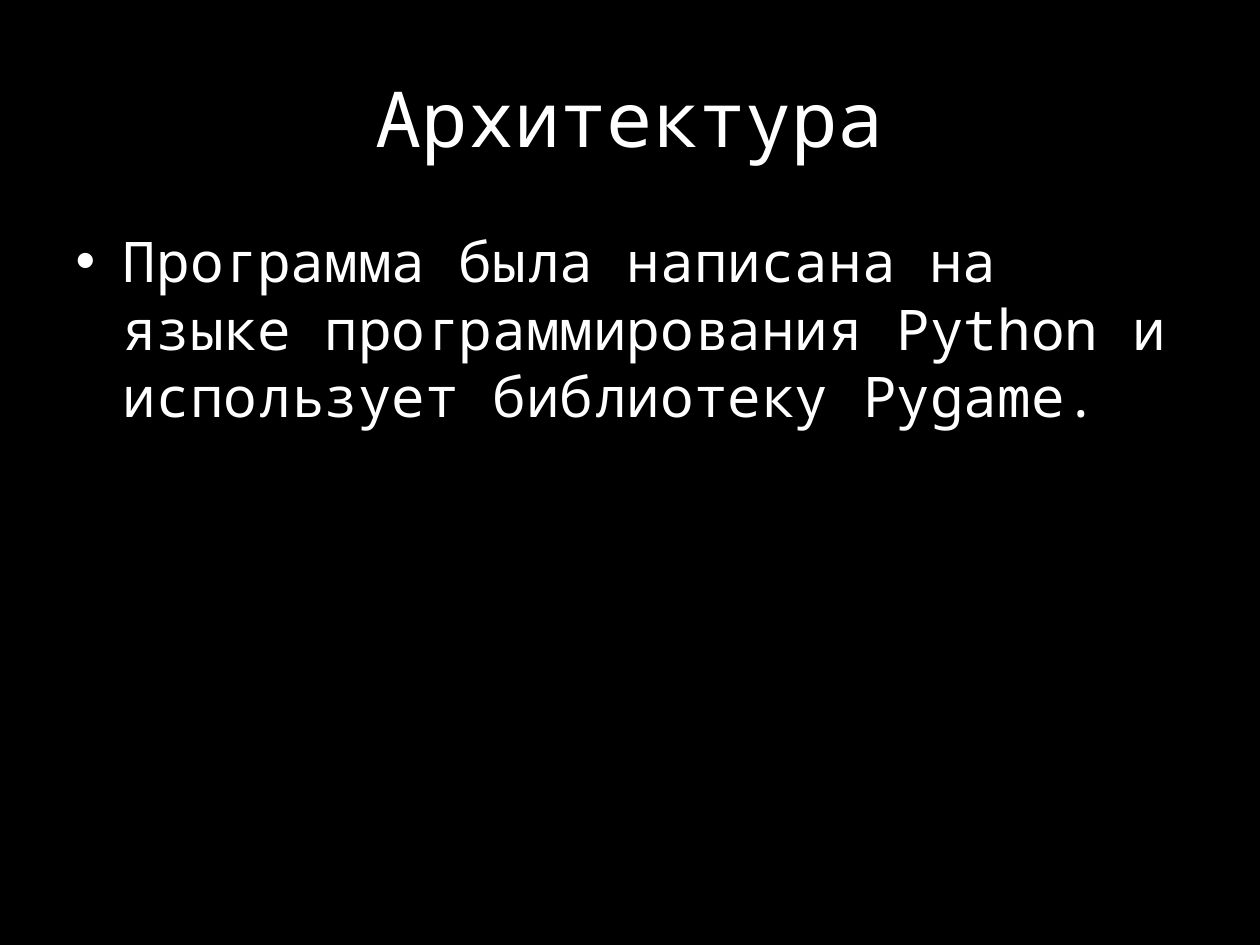
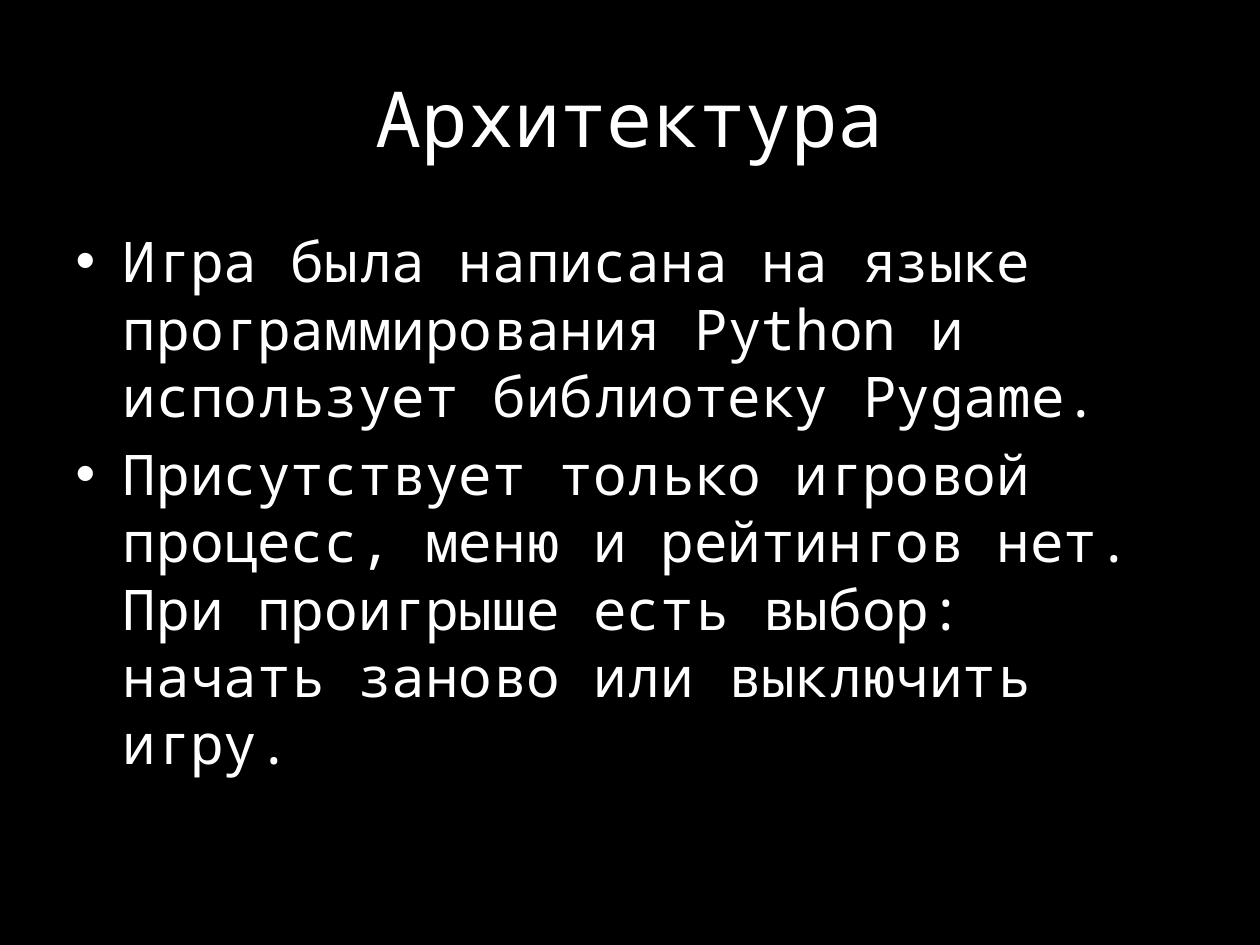
Before and after one commit to Shadow318193/Protontale, a slide deck: slide 5 of Documentation/Презентация.pptx. Drawn at 1260x945 pixels with LibreOffice and Linux fonts; fonts in the diff are those of the drawing. Boxes give left, top, right and bottom in pixels: in the first picture for what was removed or moved away, otherwise in the second. Text is boxed around its words. In the diff, an @@ line names an element or a change of style, - is before the commit and + after.

```diff
--- a/Documentation/Презентация.pptx
+++ b/Documentation/Презентация.pptx
@@ text at (123, 239, 1131, 778): text changed @@
-• Программа была написана на языке программирования Python и использует библиотеку Pygame.
+• Игра была написана на языке программирования Python и использует библиотеку Pygame.
+• Присутствует только игровой процесс, меню и рейтингов нет. При проигрыше есть выбор: начать заново или выключить игру.
```
Also in this commit, not shown: 4 other slides changed.
